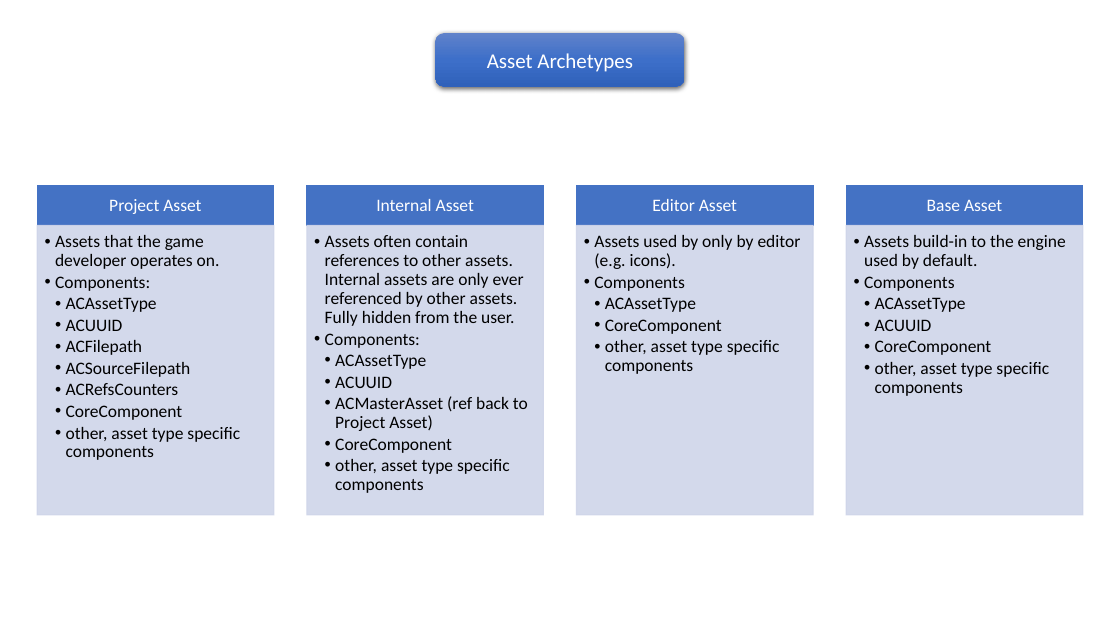
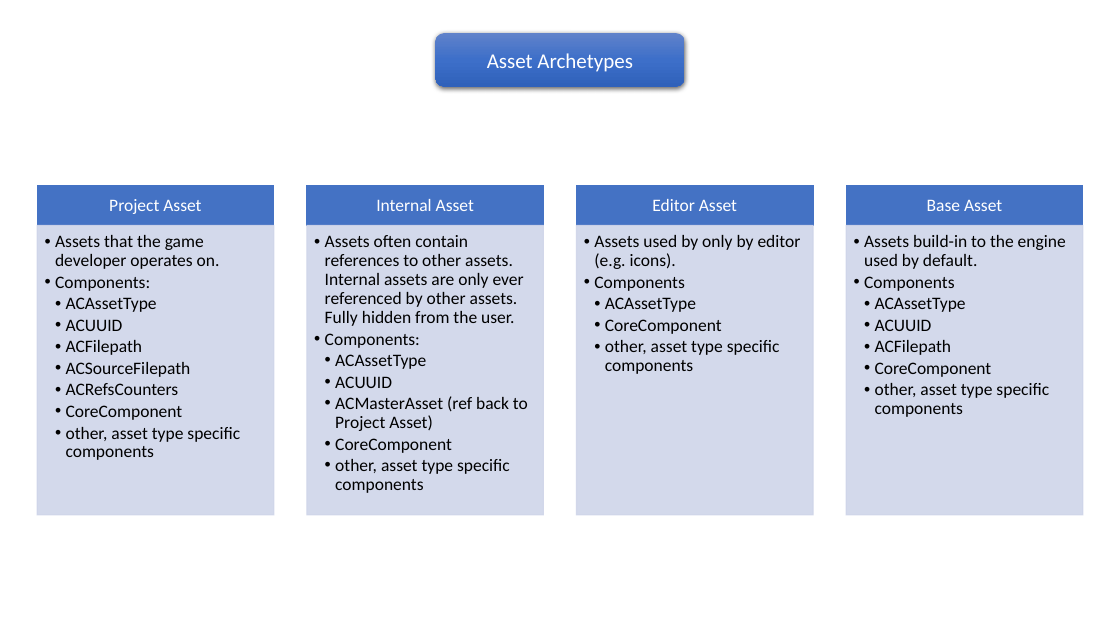
Before and after one commit to pawel-kaleta/FoolsEngine, a slide deck: slide 4 of Documentation/Asset Pipeline.pptx. Drawn at 1120x630 pixels with LibreOffice and Linux fonts; fonts in the diff are those of the drawing. Boxes give left, top, right and bottom in pixels: in the first picture for what was removed or moved away, otherwise in the second. Text is boxed around its words. In the diff, an @@ line names an element or a change of style, - is before the commit and + after.

```diff
--- a/Documentation/Asset Pipeline.pptx
+++ b/Documentation/Asset Pipeline.pptx
@@ text at bbox=[875, 340, 952, 355]: paragraph added @@
+    • ACFilepath
```
Also in this commit, not shown: 32 other files.
